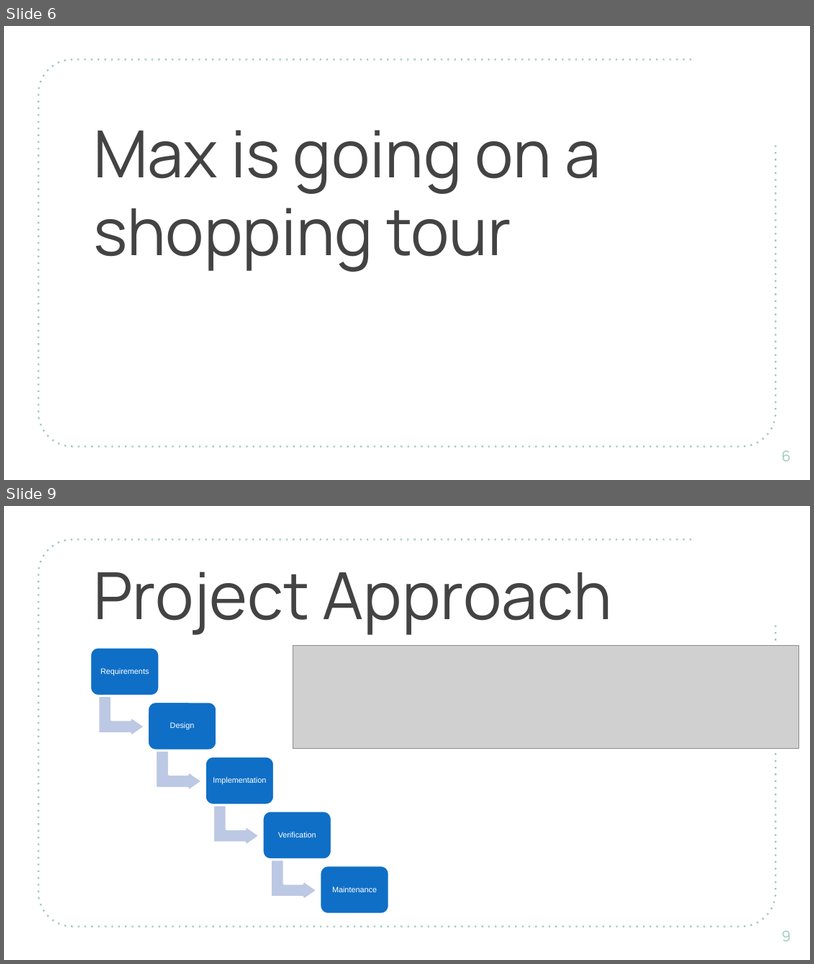
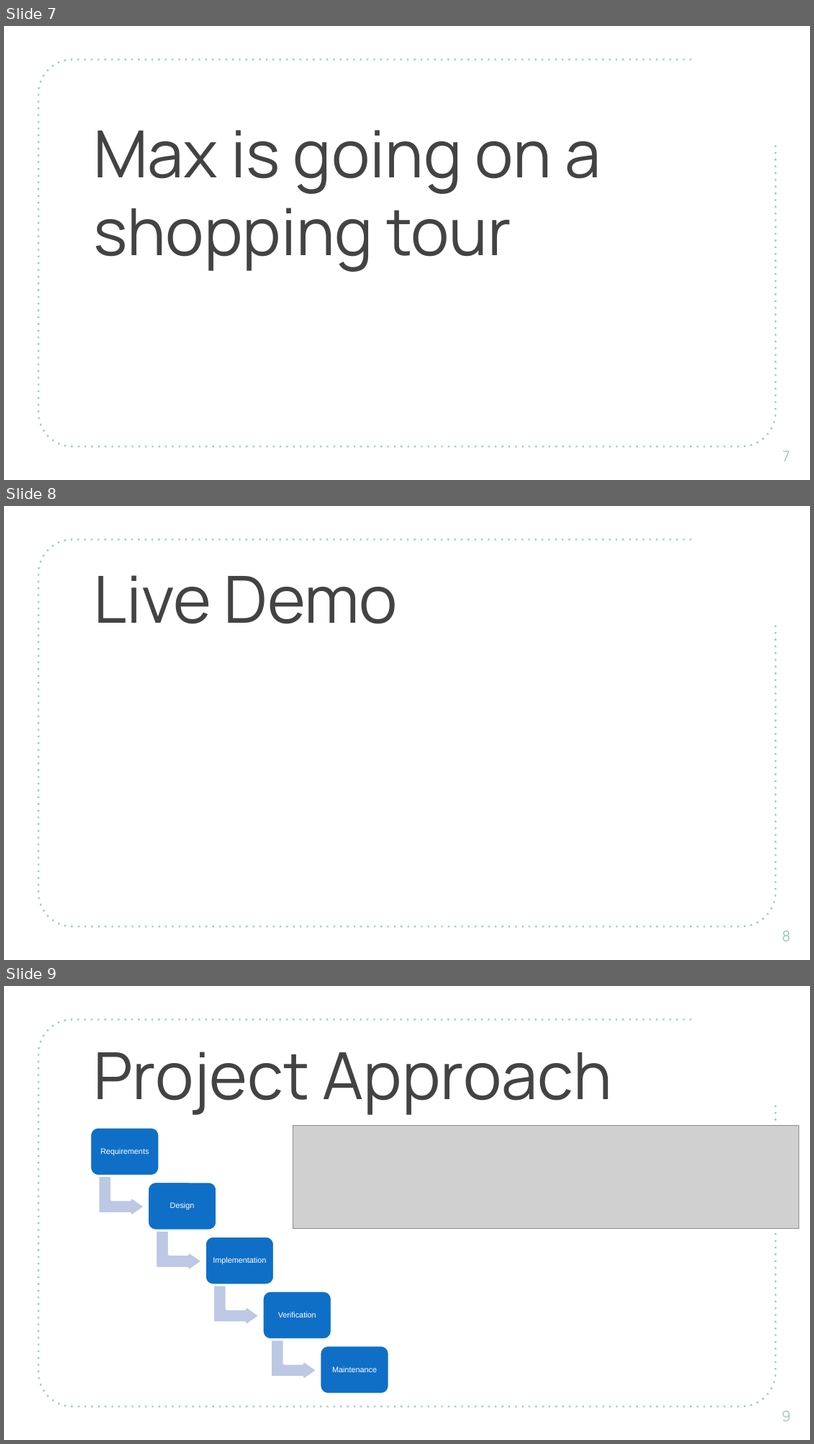
Before and after one commit to DigiBP/digibp-andermatt, a slide deck: Documentation/Presentations/PresentationDigiBP.pptx. Shown one above the other, each under a label of ours: slides 6 and 9 before the commit, slides 7, 8 and 9 after it; the slides between them are not shown. The pictures are 814x964 and 814x1444 pixels, drawn with LibreOffice and Linux fonts; fonts in the diff are those of the drawing; grey boxes stand for pictures; background and template pictures are left out. Boxes give left, top, right and bottom in pixels: in the first picture for what was removed or moved away, otherwise in the second. Text is boxed around its words. In the diff, an @@ line names an element or a change of style, - is before the commit and + after.

```diff
--- a/Documentation/Presentations/PresentationDigiBP.pptx
+++ b/Documentation/Presentations/PresentationDigiBP.pptx
@@ slide 8 added at [4, 506, 810, 960], background #FFFFFF; not listed: 1 template element that a slide beside it also shows @@
@@ title added at [93, 575, 398, 624], 58 pt, text #434343 @@
+Live Demo
@@ page number added at [782, 930, 791, 941], 13 pt, text #9CCBB9 @@
+8
@@ what was slide 6 is now slide 7 @@
@@ page number at [783, 450, 790, 461]: text changed @@
-6
+7
```
Also in this commit, not shown: 5 slides changed, 1 other slide added.
